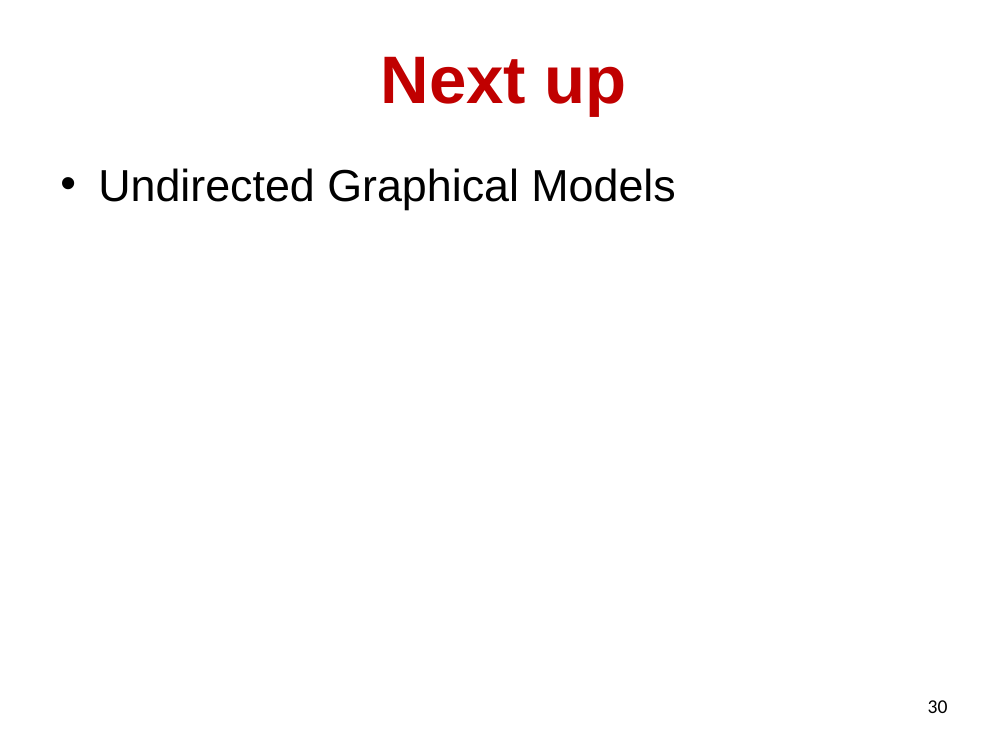
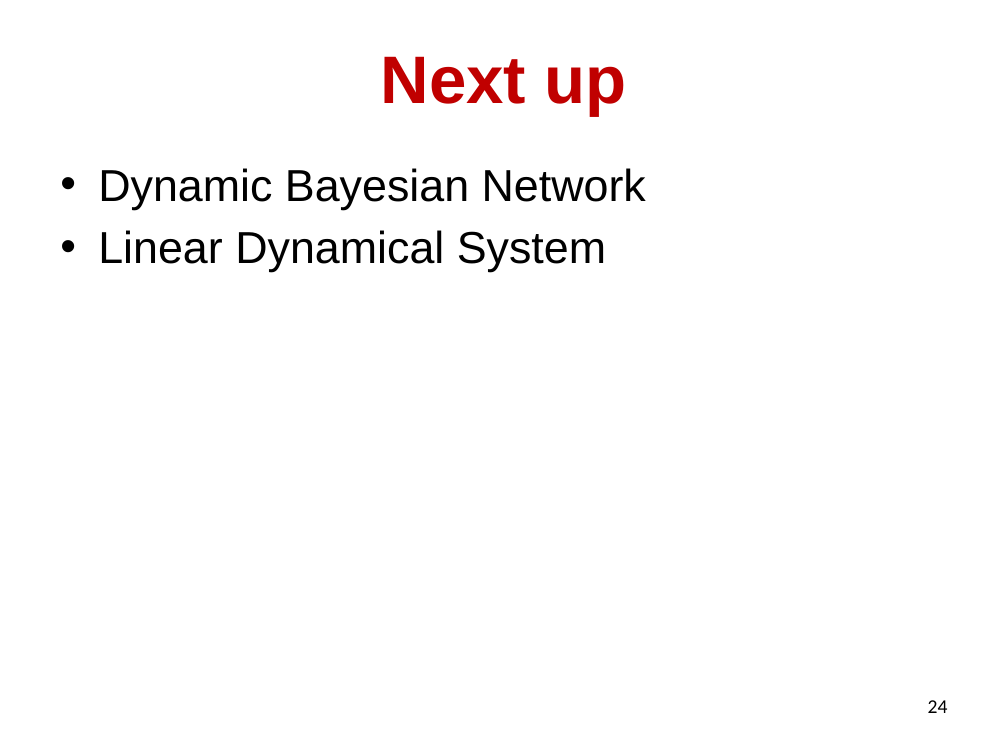
Before and after one commit to lileicc/ucsbcs291k_machine_learning_fall2022, a slide deck: slide 24 of lectures/10_gmm.pptx (slide 30 before the commit). Drawn at 1008x756 pixels with LibreOffice and Linux fonts; fonts in the diff are those of the drawing. Boxes give left, top, right and bottom in pixels: in the first picture for what was removed or moved away, otherwise in the second. Text is boxed around its words. In the diff, an @@ line names an element or a change of style, - is before the commit and + after.

```diff
--- a/lectures/10_gmm.pptx
+++ b/lectures/10_gmm.pptx
@@ text at (98,168,646,272): text changed @@
-• Undirected Graphical Models
+• Dynamic Bayesian Network
+• Linear Dynamical System
@@ page number at (928,700,948,713): text changed @@
-30
+24
```
Also in this commit, not shown: 4 other slides changed, 2 slides added, 8 slides removed, 4 other files.
